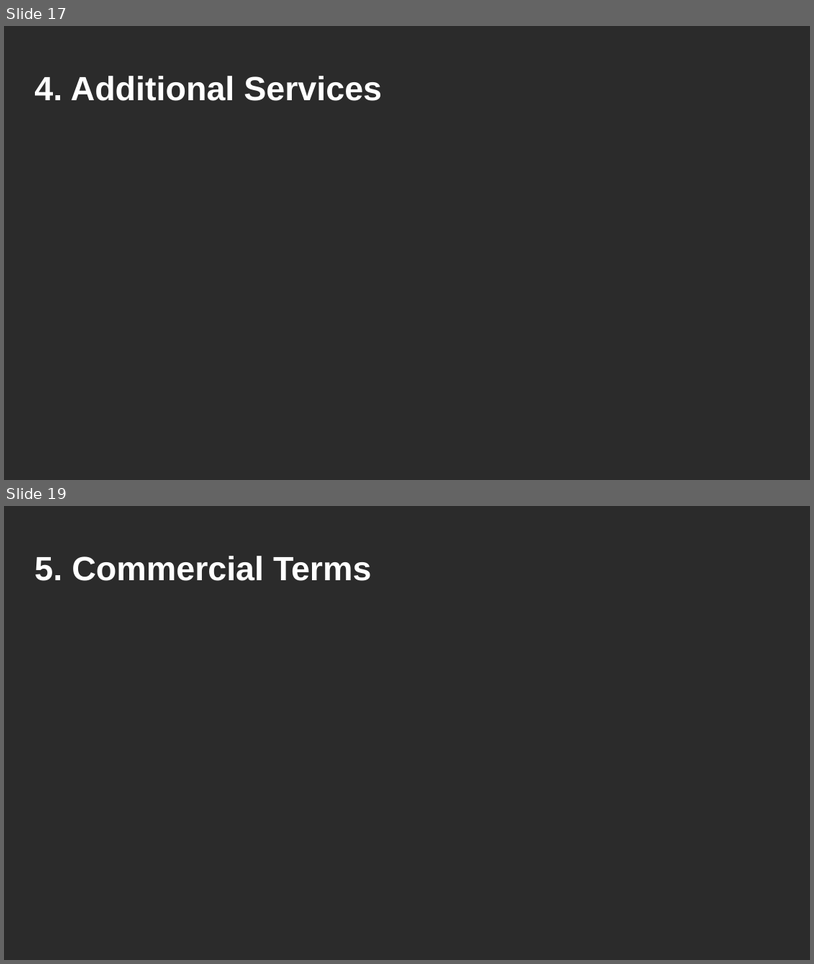
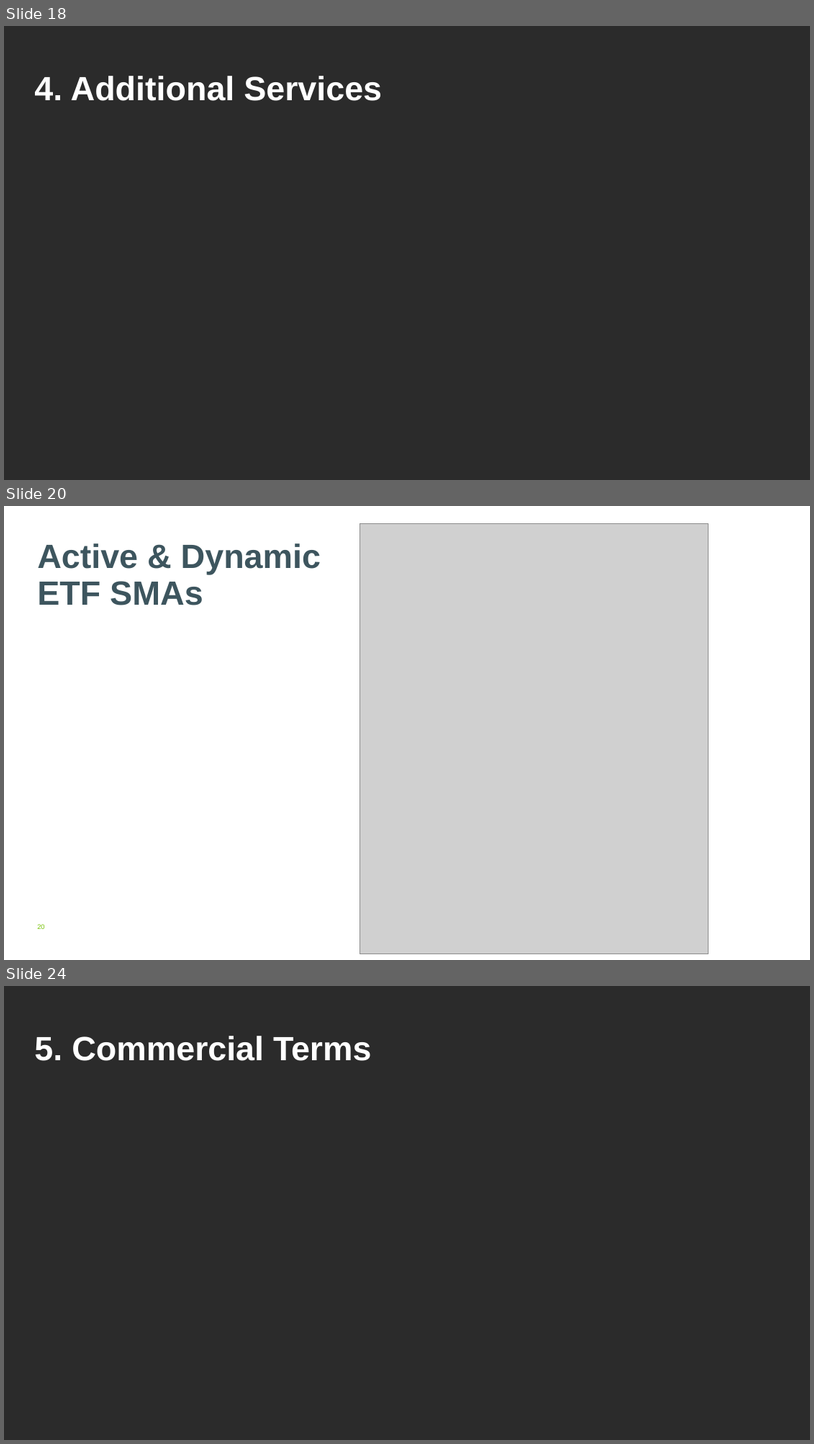
Before and after one commit to AtchisonClients/atchisonclients.github.io, a slide deck: assetsHTML/EMFS/EMFS-Atchison.pptx. Shown one above the other, each under a label of ours: slides 17 and 19 before the commit, slides 18, 20 and 24 after it; the slides between them are not shown. The pictures are 814x964 and 814x1444 pixels, drawn with LibreOffice and Linux fonts; fonts in the diff are those of the drawing; grey boxes stand for pictures; background and template pictures are left out; a plain dark background stands for a picture behind light text. Boxes give left, top, right and bottom in pixels: in the first picture for what was removed or moved away, otherwise in the second. Text is boxed around its words. In the diff, an @@ line names an element or a change of style, - is before the commit and + after.

```diff
--- a/assetsHTML/EMFS/EMFS-Atchison.pptx
+++ b/assetsHTML/EMFS/EMFS-Atchison.pptx
@@ slide 20 added at box(4, 506, 810, 960), background picture (left out) @@
@@ picture added at box(360, 524, 709, 955) @@
@@ title added at box(37, 543, 321, 605), 40 pt, text #3D555E, bold @@
+Active & Dynamic
+ETF SMAs
@@ page number added at box(37, 924, 44, 929), 8 pt, text #76C204 @@
+20
@@ what was slide 17 is now slide 18 @@
@@ what was slide 19 is now slide 24 @@
```
Also in this commit, not shown: 9 slides changed, 4 other slides added.
